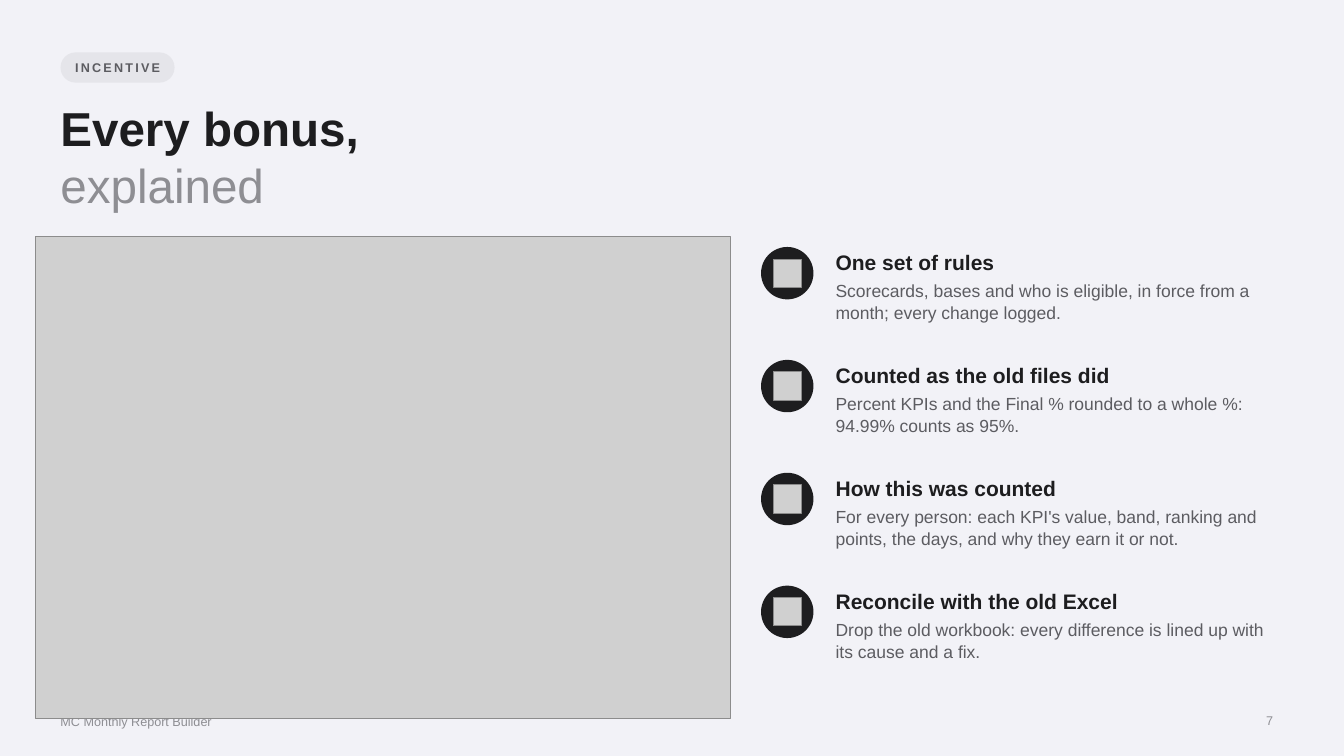
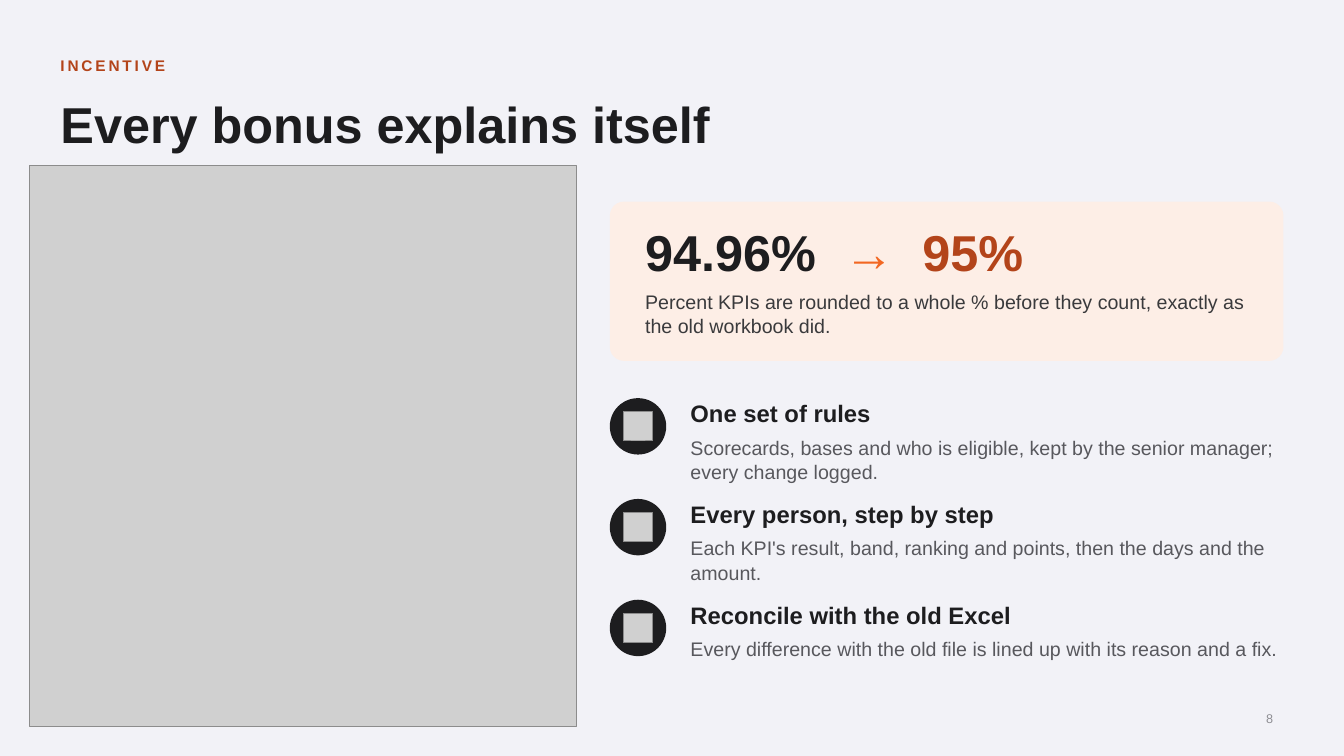
Before and after one commit to Wizdeed1/s, a slide deck: slide 8 of final/MC Monthly Report Builder - Overview.pptx (slide 7 before the commit). Drawn at 1344x756 pixels with LibreOffice and Linux fonts; fonts in the diff are those of the drawing; grey boxes stand for pictures. Boxes give left, top, right and bottom in pixels: in the first picture for what was removed or moved away, otherwise in the second. Text is boxed around its words. In the diff, an @@ line names an element or a change of style, - is before the commit and + after.

```diff
--- a/final/MC Monthly Report Builder - Overview.pptx
+++ b/final/MC Monthly Report Builder - Overview.pptx
@@ text "INCENTIVE" at [60, 60, 165, 71]: size 9 to 11 pt, text colour #5C5C61 to #B3441A, letter spacing 1.6 to 2 pt; alignment centre to left @@
@@ rounded rectangle removed at [60, 52, 174, 83] @@
@@ title at [60, 106, 710, 153]: text changed; size 34 to 36 pt @@
-Every bonus,
-explained
+Every bonus explains itself
@@ picture: place and size @@
-picture at [35, 237, 731, 719]
+picture at [29, 165, 577, 727]
@@ rounded rectangle added at [610, 202, 1284, 361], fill #FDEEE6 @@
@@ text added at [645, 236, 1023, 272], 36 pt, text #1D1D1F, bold @@
+94.96% → 95%
@@ ellipse removed at [761, 247, 814, 299] @@
@@ text added at [645, 294, 1244, 333], 14 pt, text #3A3A3C @@
+Percent KPIs are rounded to a whole % before they count, exactly as the old workbook did.
@@ picture removed at [773, 372, 802, 400] @@
@@ text removed at [836, 367, 1109, 384] @@
-Counted as the old files did
@@ ellipse: place and size @@
-ellipse at [761, 360, 814, 412]
+ellipse at [610, 398, 666, 455]
@@ picture: place and size @@
-picture at [773, 259, 802, 287]
+picture at [623, 411, 652, 441]
@@ text "One set of rules" at [690, 404, 871, 423]: size 15 to 17 pt @@
@@ text "One set of rules": place and size @@
-text "One set of rules" at [836, 254, 994, 271]
+text "One set of rules" at [690, 404, 871, 423]
@@ text removed at [836, 397, 1218, 432] @@
-Percent KPIs and the Final % rounded to a whole %: 94.99% counts as 95%.
@@ text at [690, 441, 1273, 483]: text changed; size 12.5 to 14 pt; text colour #5C5C61 to #58585D @@
-Scorecards, bases and who is eligible, in force from a month; every change logged.
+Scorecards, bases and who is eligible, kept by the senior manager; every change logged.
@@ ellipse: place and size @@
-ellipse at [761, 473, 814, 525]
+ellipse at [610, 499, 666, 556]
@@ text added at [690, 505, 994, 528], 17 pt, text #1D1D1F, bold @@
+Every person, step by step
@@ text removed at [836, 480, 1056, 497] @@
-How this was counted
@@ picture: place and size @@
-picture at [773, 485, 802, 513]
+picture at [623, 512, 652, 541]
@@ text at [690, 541, 1264, 580]: text changed; size 12.5 to 14 pt; text colour #5C5C61 to #58585D @@
-For every person: each KPI's value, band, ranking and points, the days, and why they earn it or not.
+Each KPI's result, band, ranking and points, then the days and the amount.
@@ text "Reconcile with the old Excel": place and size @@
-text "Reconcile with the old Excel" at [836, 593, 1118, 609]
+text "Reconcile with the old Excel" at [690, 606, 1010, 625]
@@ text "Reconcile with the old Excel" at [690, 606, 1010, 625]: size 15 to 17 pt @@
@@ ellipse: place and size @@
-ellipse at [761, 586, 814, 638]
+ellipse at [610, 600, 666, 656]
@@ picture: place and size @@
-picture at [773, 598, 802, 626]
+picture at [623, 613, 652, 642]
@@ text at [690, 642, 1277, 660]: text changed; size 12.5 to 14 pt; text colour #5C5C61 to #58585D @@
-Drop the old workbook: every difference is lined up with its cause and a fix.
+Every difference with the old file is lined up with its reason and a fix.
@@ text "MC Monthly Report Builder" rewrapped from [60, 718, 211, 728] to [60, 726, 211, 727] @@
@@ page number removed at [1266, 716, 1273, 725] @@
-7
@@ page number added at [1266, 714, 1273, 723], 9 pt, text #8E8E93 @@
+8
```
Also in this commit, not shown: 4 other slides changed, 11 slides added, 9 slides removed, 4 other files.
